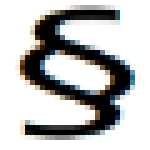
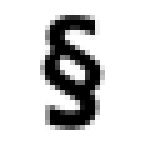
Comparing the layer stacks of the two 150x150 images. Changes:
renamed "Copie de paragraph.PNG" to "Copie de §.PNG", painted on it over 15, 5, 135, 140
